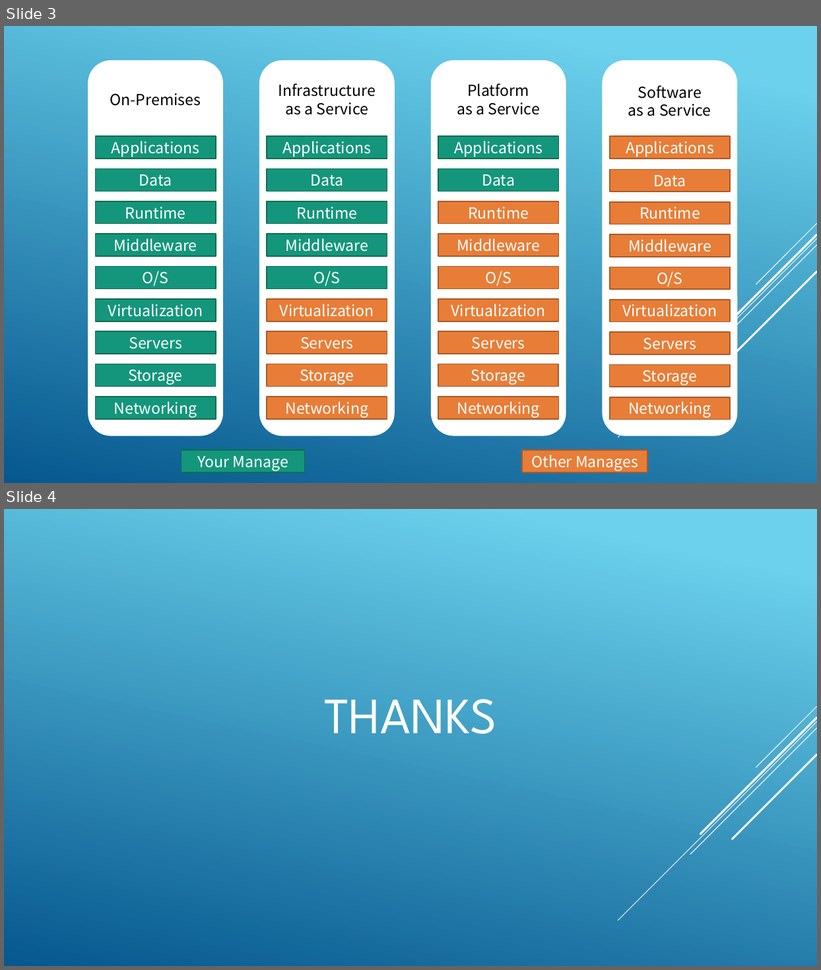
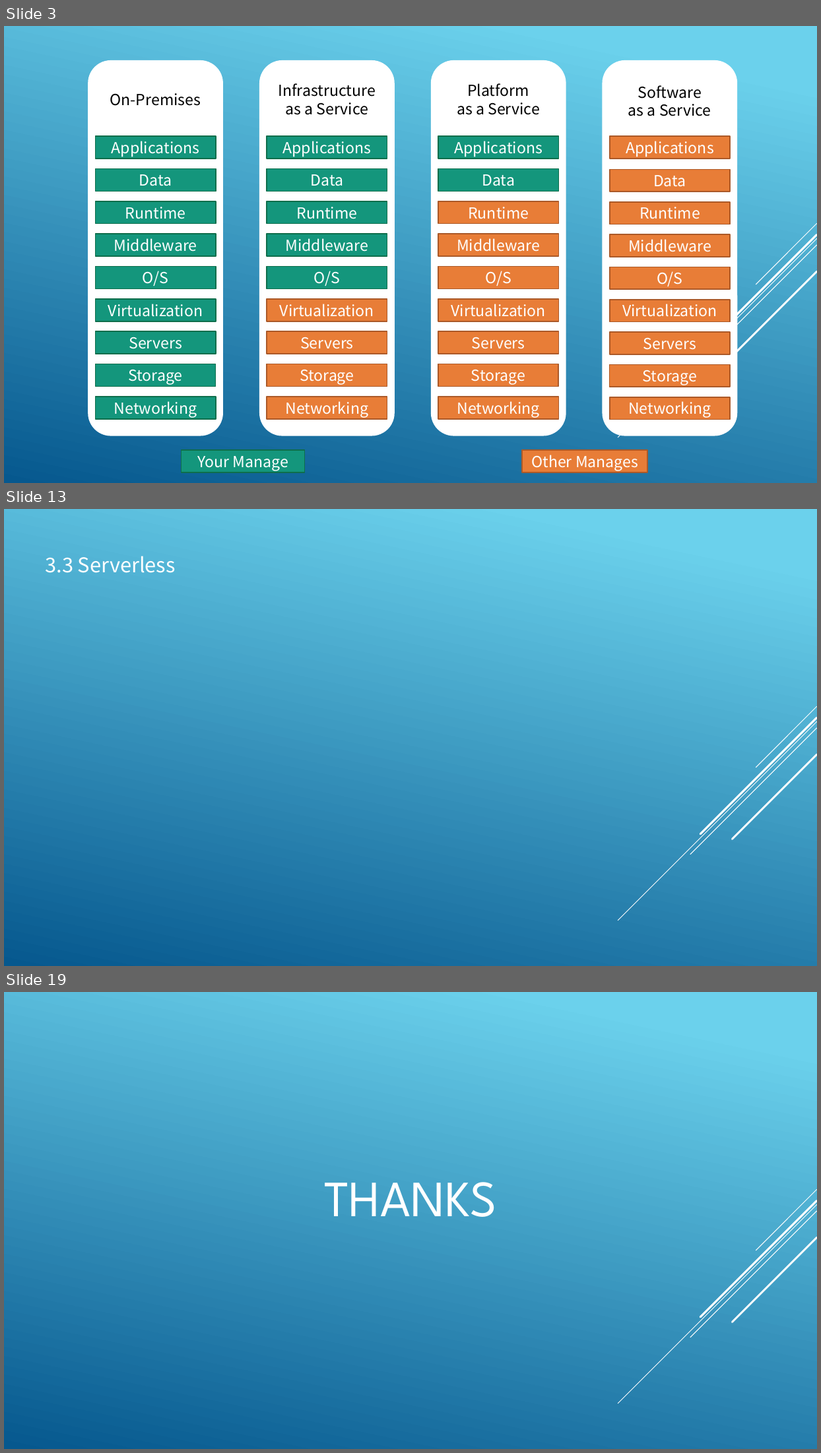
Before and after one commit to tank520/MyNote, a slide deck: 02 软件开发/04 框架/99 架构/云原生技术架构.pptx. Shown one above the other, each under a label of ours: slides 3 and 4 before the commit, slides 3, 13 and 19 after it; the slides between them are not shown. The pictures are 821x970 and 821x1453 pixels, drawn with LibreOffice and Linux fonts; fonts in the diff are those of the drawing. Boxes give left, top, right and bottom in pixels: in the first picture for what was removed or moved away, otherwise in the second. Text is boxed around its words. In the diff, an @@ line names an element or a change of style, - is before the commit and + after.

```diff
--- a/02 软件开发/04 框架/99 架构/云原生技术架构.pptx
+++ b/02 软件开发/04 框架/99 架构/云原生技术架构.pptx
@@ slide 13 added at (4,509,817,966), background gradient #6ED2EB to #06588E; not listed: 5 template elements that a slide beside it also shows @@
@@ text added at (45,556,176,573), 24 pt, text #FFFFFF @@
+3.3 Serverless
@@ what was slide 4 is now slide 19 @@
```
Also in this commit, not shown: 2 slides changed, 14 other slides added.
